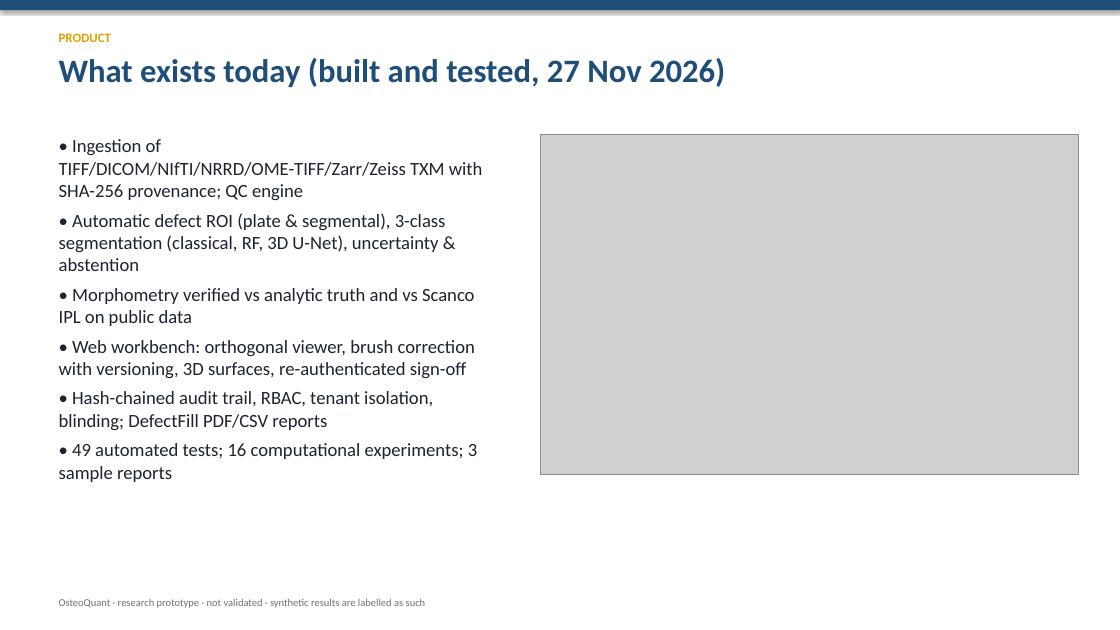
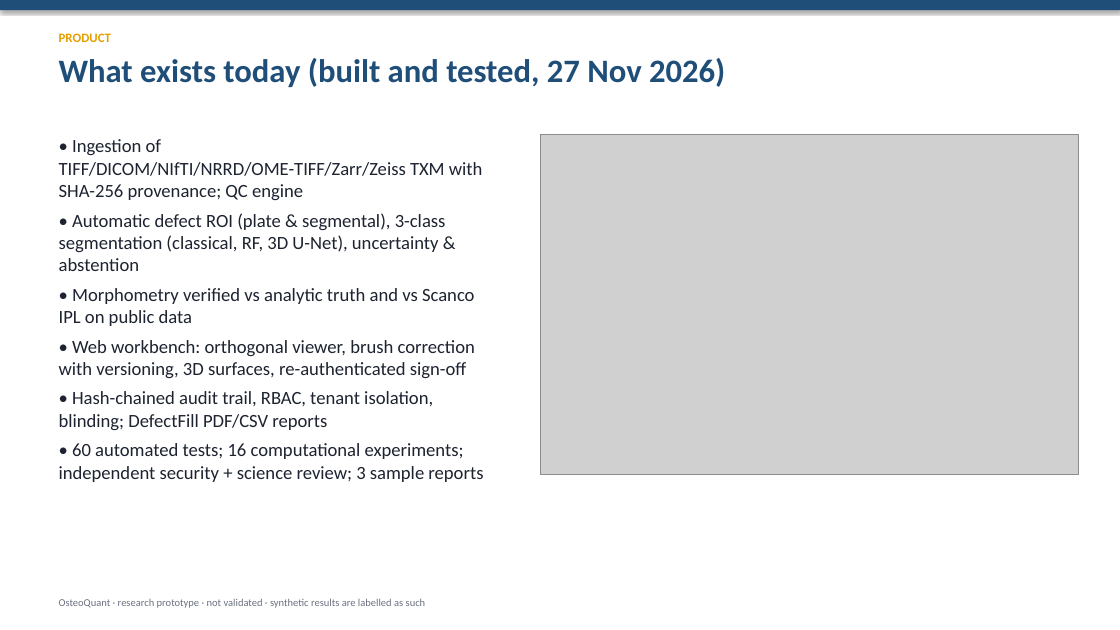
Before and after one commit to arnavhiteshpatel-cloud/playground, a slide deck: slide 3 of investor/OsteoQuant_Commercial_Pilot_Deck.pptx. Drawn at 1120x630 pixels with LibreOffice and Linux fonts; fonts in the diff are those of the drawing; grey boxes stand for pictures. Boxes give left, top, right and bottom in pixels: in the first picture for what was removed or moved away, otherwise in the second. Text is boxed around its words. In the diff, an @@ line names an element or a change of style, - is before the commit and + after.

```diff
--- a/investor/OsteoQuant_Commercial_Pilot_Deck.pptx
+++ b/investor/OsteoQuant_Commercial_Pilot_Deck.pptx
@@ text at box(59, 443, 483, 482): text changed @@
-• 49 automated tests; 16 computational experiments; 3 sample reports
+• 60 automated tests; 16 computational experiments; independent security + science review; 3 sample reports
```
Also in this commit, not shown: 1 other slide changed, 16 other files.
